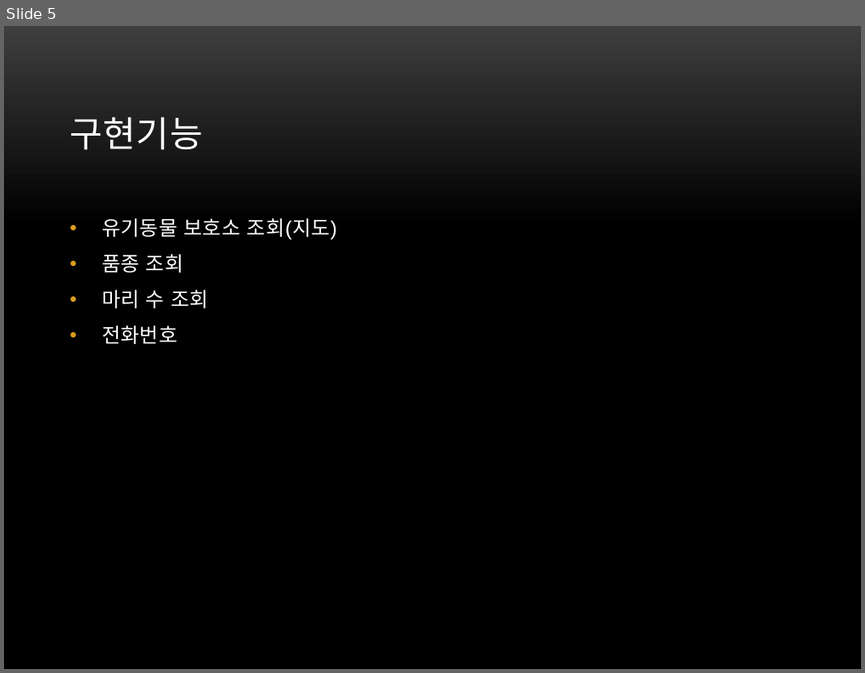
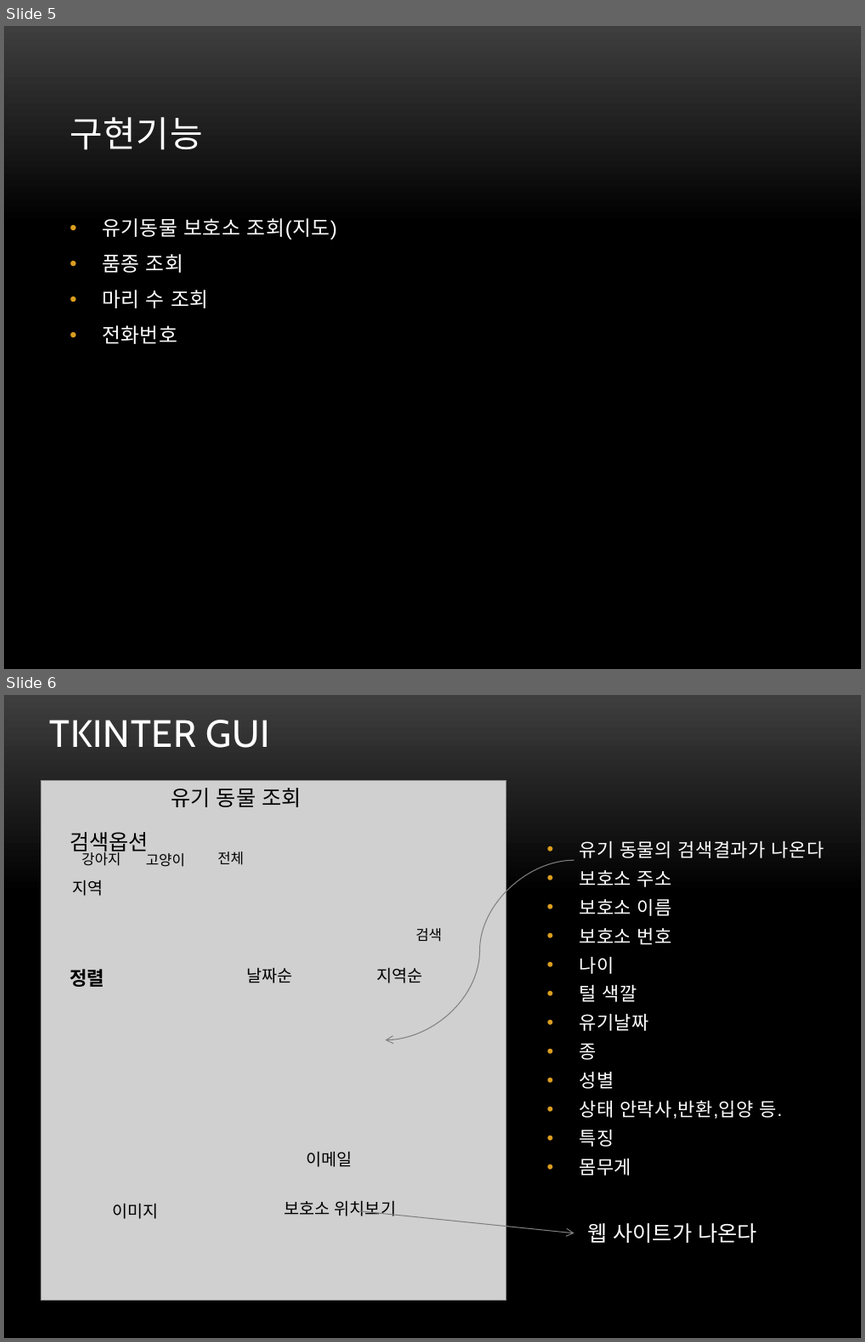
Before and after one commit to mminionss/script-language, a slide deck: 스크립트언어 팀플.pptx. Shown one above the other, each under a label of ours: slide 5 before the commit, slides 5 and 6 after it. The pictures are 865x673 and 865x1342 pixels, drawn with LibreOffice and Linux fonts; fonts in the diff are those of the drawing; grey boxes stand for pictures; background and template pictures are left out. Boxes give left, top, right and bottom in pixels: in the first picture for what was removed or moved away, otherwise in the second. Text is boxed around its words. In the diff, an @@ line names an element or a change of style, - is before the commit and + after.

```diff
--- a/스크립트언어 팀플.pptx
+++ b/스크립트언어 팀플.pptx
@@ slide 6 added at box(4, 695, 861, 1338), background picture (left out) @@
@@ title added at box(50, 720, 270, 748), 32 pt, text #FFFFFF @@
+TKINTER GUI
@@ picture added at box(41, 780, 506, 1299) @@
@@ text added at box(171, 788, 301, 807), 18 pt, text #000000 @@
+유기 동물 조회
@@ text added at box(69, 832, 148, 855), 18 pt, text #000000 @@
+검색옵션
@@ text added at box(579, 840, 824, 1175), 15.7 pt, text #FFFFFF @@
+• 유기 동물의 검색결과가 나온다
+• 보호소 주소
+• 보호소 이름
+• 보호소 번호
+• 나이
+• 털 색깔
+• 유기날짜
+• 종
+• 성별
+• 상태 안락사,반환,입양 등.
+• 특징
+• 몸무게
@@ text added at box(81, 850, 120, 866), 12 pt, text #000000 @@
+강아지
@@ text added at box(146, 853, 185, 867), 12 pt, text #000000 @@
+고양이
@@ text added at box(217, 851, 244, 865), 12 pt, text #000000 @@
+전체
@@ curved arrow added from (574, 861) to (386, 1040), #808080 0.75 pt @@
@@ text added at box(73, 879, 103, 896), 14 pt, text #000000 @@
+지역
@@ text added at box(415, 928, 442, 941), 12 pt, text #000000 @@
+검색
@@ text added at box(69, 969, 104, 987), 16 pt, text #000000, bold @@
+정렬
@@ text added at box(247, 967, 293, 983), 14 pt, text #000000 @@
+날짜순
@@ text added at box(376, 967, 422, 983), 14 pt, text #000000 @@
+지역순
@@ text added at box(306, 1151, 352, 1167), 14 pt, text #000000 @@
+이메일
@@ text added at box(113, 1202, 159, 1219), 14 pt, text #000000 @@
+이미지
@@ text added at box(284, 1200, 396, 1216), 14 pt, text #000000 @@
+보호소 위치보기
@@ arrow added from (359, 1211) to (574, 1233), #808080 0.75 pt @@
@@ text added at box(587, 1223, 757, 1242), 18 pt, text #FFFFFF @@
+웹 사이트가 나온다
```
Also in this commit, not shown: 3 slides changed.
